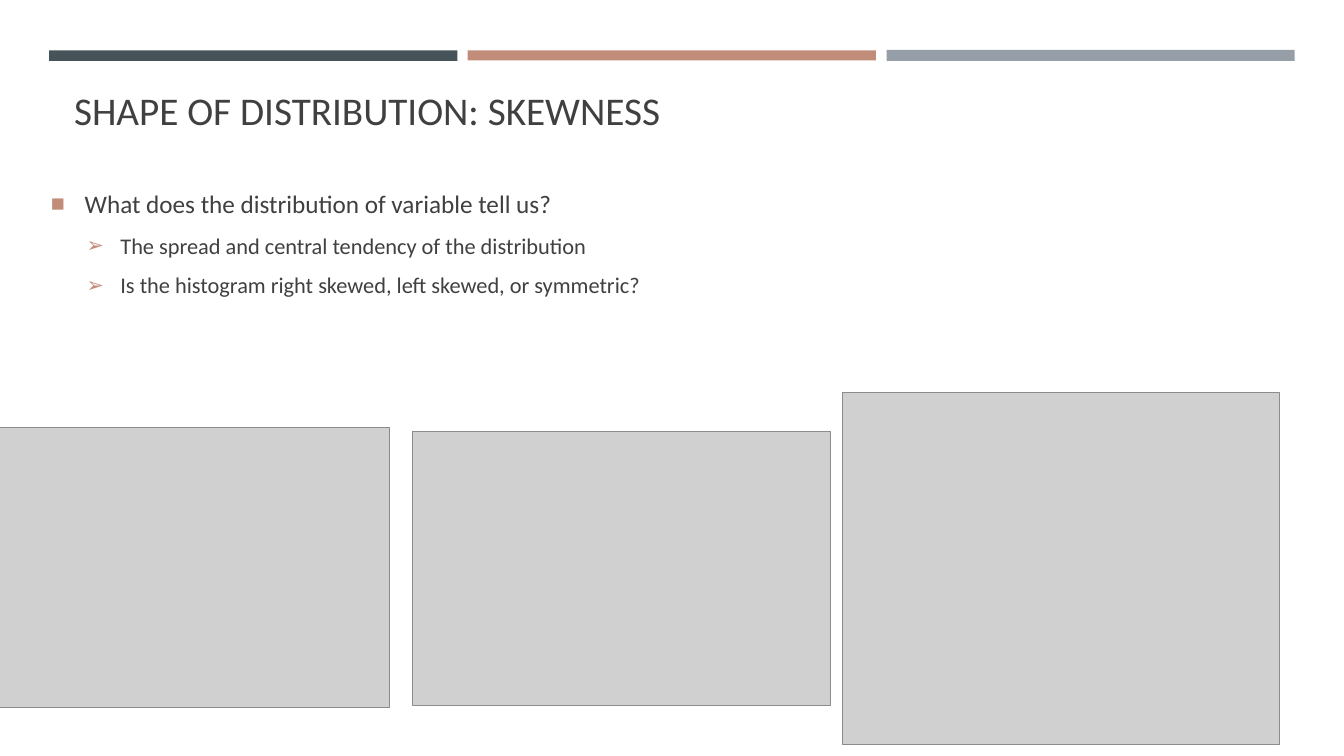
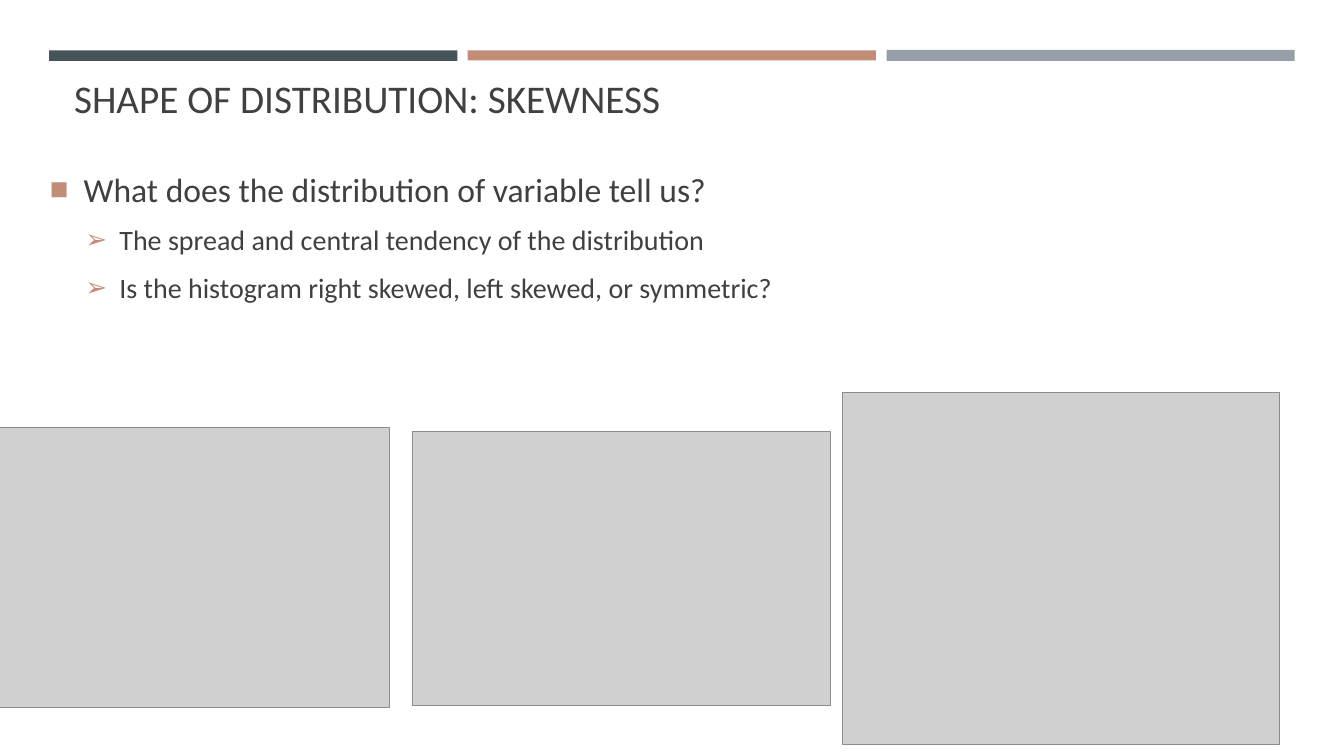
Before and after one commit to gisynw/geog-247, a slide deck: slide 7 of docs/Lectures/Week03/Week03_DataExploration.pptx. Drawn at 1344x756 pixels with LibreOffice and Linux fonts; fonts in the diff are those of the drawing; grey boxes stand for pictures. Boxes give left, top, right and bottom in pixels: in the first picture for what was removed or moved away, otherwise in the second. Text is boxed around its words. In the diff, an @@ line names an element or a change of style, - is before the commit and + after.

```diff
--- a/docs/Lectures/Week03/Week03_DataExploration.pptx
+++ b/docs/Lectures/Week03/Week03_DataExploration.pptx
@@ text "SHAPE OF DISTRIBUTION: SKEWNESS" moved from (x1=74, y1=99, x2=660, y2=126) to (x1=74, y1=87, x2=660, y2=114) @@
@@ text "What does the distribution of ..." moved from (x1=85, y1=195, x2=639, y2=297) to (x1=84, y1=178, x2=771, y2=303) @@
@@ text "What does the distribution of ..." at (x1=84, y1=178, x2=771, y2=303): size 18 to 24 pt in "What does the distribution of variable tell ..."; size 16 to 20 pt in "The spread and central tendency of the ...", "Is the histogram right skewed, left skewed, ..."; more space between paragraphs @@
```
Also in this commit, not shown: 6 other slides changed, 1 slide added, 3 other files.
